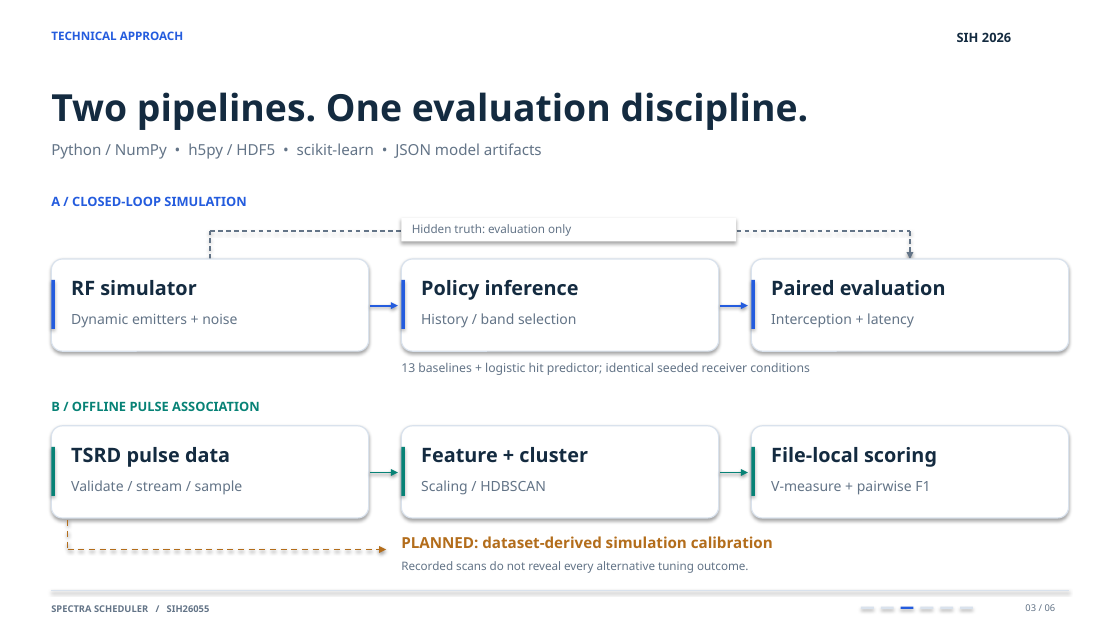
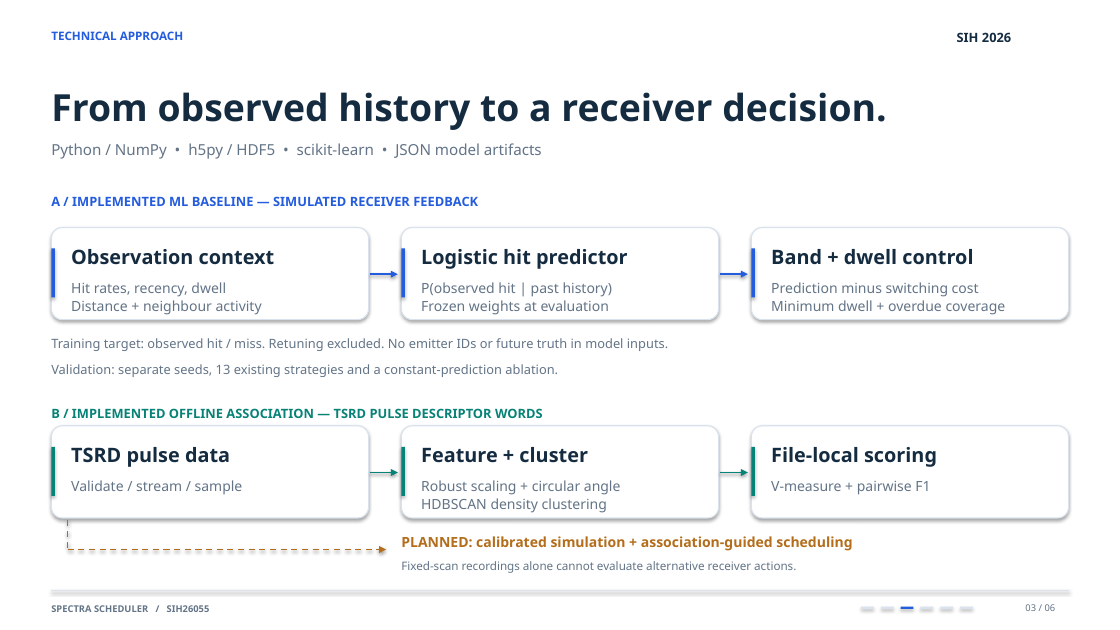
Before and after one commit to Siwach777/spectra-scheduler, a slide deck: slide 3 of ppt/Spectra-Scheduler-SIH2026.pptx. Drawn at 1120x630 pixels with LibreOffice and Linux fonts; fonts in the diff are those of the drawing. Boxes give left, top, right and bottom in pixels: in the first picture for what was removed or moved away, otherwise in the second. Text is boxed around its words. In the diff, an @@ line names an element or a change of style, - is before the commit and + after.

```diff
--- a/ppt/Spectra-Scheduler-SIH2026.pptx
+++ b/ppt/Spectra-Scheduler-SIH2026.pptx
@@ text at (x1=51, y1=92, x2=887, y2=130): text changed @@
-Two pipelines. One evaluation discipline.
+From observed history to a receiver decision.
@@ text at (x1=51, y1=196, x2=478, y2=206): text changed @@
-A / CLOSED-LOOP SIMULATION
+A / IMPLEMENTED ML BASELINE — SIMULATED RECEIVER FEEDBACK
@@ line removed from (210, 259) to (210, 231) @@
@@ line removed from (210, 231) to (910, 231) @@
@@ rectangle removed at (x1=402, y1=218, x2=737, y2=242) @@
@@ text removed at (x1=412, y1=224, x2=571, y2=236) @@
-Hidden truth: evaluation only
@@ arrow removed from (910, 231) to (910, 259) @@
@@ text added at (x1=71, y1=249, x2=275, y2=265), 17 pt, text #142B40, bold @@
+Observation context
@@ text added at (x1=421, y1=249, x2=628, y2=269), 17 pt, text #142B40, bold @@
+Logistic hit predictor
@@ text added at (x1=771, y1=249, x2=973, y2=265), 17 pt, text #142B40, bold @@
+Band + dwell control
@@ text removed at (x1=71, y1=280, x2=196, y2=296) @@
-RF simulator
@@ text added at (x1=71, y1=282, x2=262, y2=315), 12 pt, text #637487 @@
+Hit rates, recency, dwell
+Distance + neighbour activity
@@ text removed at (x1=421, y1=280, x2=579, y2=300) @@
-Policy inference
@@ text added at (x1=421, y1=282, x2=613, y2=315), 12 pt, text #637487 @@
+P(observed hit | past history)
+Frozen weights at evaluation
@@ 3 rounded rectangles, 3 rectangles, 2 arrows moved together from (x1=51, y1=259, x2=1069, y2=351) to (x1=51, y1=228, x2=1069, y2=320) @@
@@ text removed at (x1=771, y1=280, x2=946, y2=296) @@
-Paired evaluation
@@ text added at (x1=771, y1=282, x2=1006, y2=315), 12 pt, text #637487 @@
+Prediction minus switching cost
+Minimum dwell + overdue coverage
@@ text removed at (x1=71, y1=314, x2=237, y2=328) @@
-Dynamic emitters + noise
@@ text removed at (x1=421, y1=313, x2=577, y2=328) @@
-History / band selection
@@ text removed at (x1=771, y1=313, x2=914, y2=328) @@
-Interception + latency
@@ text added at (x1=51, y1=338, x2=668, y2=351), 11 pt, text #637487 @@
+Training target: observed hit / miss. Retuning excluded. No emitter IDs or future truth in model inputs.
@@ text added at (x1=51, y1=364, x2=558, y2=377), 11 pt, text #637487 @@
+Validation: separate seeds, 13 existing strategies and a constant-prediction ablation.
@@ text removed at (x1=401, y1=362, x2=810, y2=375) @@
-13 baselines + logistic hit predictor; identical seeded receiver conditions
@@ text at (x1=51, y1=408, x2=543, y2=418): text changed @@
-B / OFFLINE PULSE ASSOCIATION
+B / IMPLEMENTED OFFLINE ASSOCIATION — TSRD PULSE DESCRIPTOR WORDS
@@ text at (x1=421, y1=480, x2=621, y2=513): text changed @@
-Scaling / HDBSCAN
+Robust scaling + circular angle
+HDBSCAN density clustering
@@ text at (x1=401, y1=536, x2=852, y2=551): text changed; size 13 to 12 pt @@
-PLANNED: dataset-derived simulation calibration
+PLANNED: calibrated simulation + association-guided scheduling
@@ text at (x1=401, y1=561, x2=796, y2=573): text changed @@
-Recorded scans do not reveal every alternative tuning outcome.
+Fixed-scan recordings alone cannot evaluate alternative receiver actions.
```
Also in this commit, not shown: 4 other slides changed, 3 other files.
